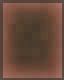
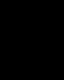
Layered file, before and after one edit (64 × 80). Changes by layer:
removed layer "Border" over 0, 0, 64, 80
removed layer "Grain" over 0, 0, 64, 80
removed layer "Base + Edge Glow" over 0, 0, 64, 80
added layer "border stroke" above "soil grain 25%" over 0, 0, 64, 80
added layer "soil grain 25%" above "fill + glow, BlurFull(9) baked" over 0, 0, 64, 80
added layer "fill + glow, BlurFull(9) baked" over 0, 0, 64, 80